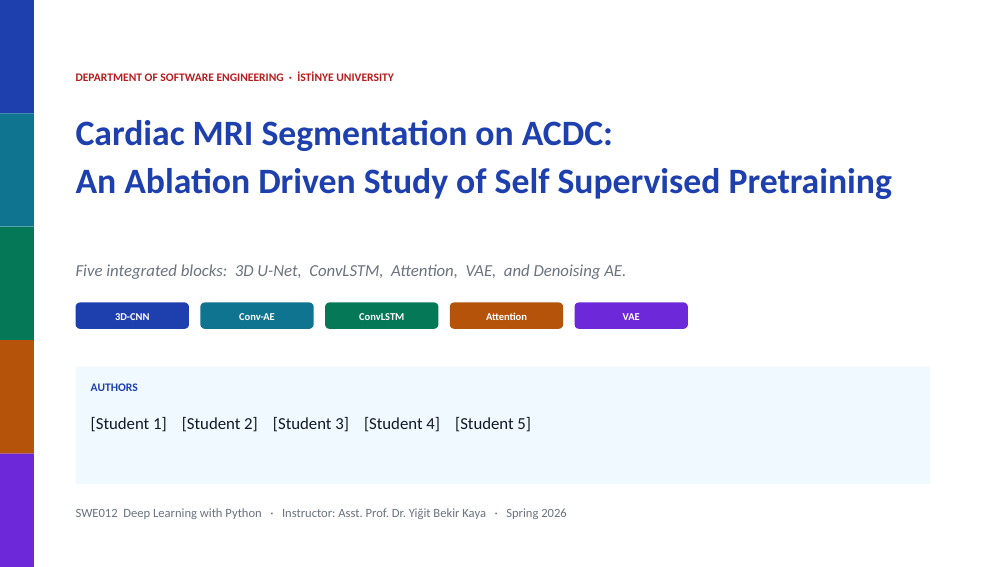
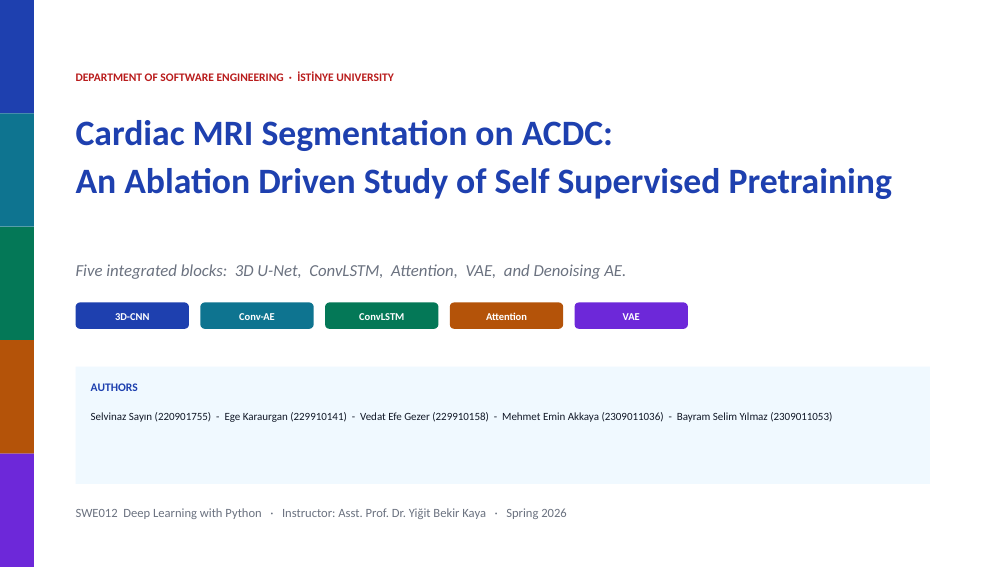
Before and after one commit to ekarau/Deep-Learning-with-Python-Project-2, a slide deck: slide 1 of docs/presentation.pptx. Drawn at 1008x567 pixels with LibreOffice and Linux fonts; fonts in the diff are those of the drawing. Boxes give left, top, right and bottom in pixels: in the first picture for what was removed or moved away, otherwise in the second. Text is boxed around its words. In the diff, an @@ line names an element or a change of style, - is before the commit and + after.

```diff
--- a/docs/presentation.pptx
+++ b/docs/presentation.pptx
@@ text at (91,412,832,422): text changed; size 16 to 10.5 pt @@
-[Student 1] [Student 2] [Student 3] [Student 4] [Student 5]
+Selvinaz Sayın (220901755) - Ege Karaurgan (229910141) - Vedat Efe Gezer (229910158) - Mehmet Emin Akkaya (2309011036) - Bayram Selim Yılmaz (2309011053)
```
Also in this commit, not shown: 2 other slides changed, 25 other files.
